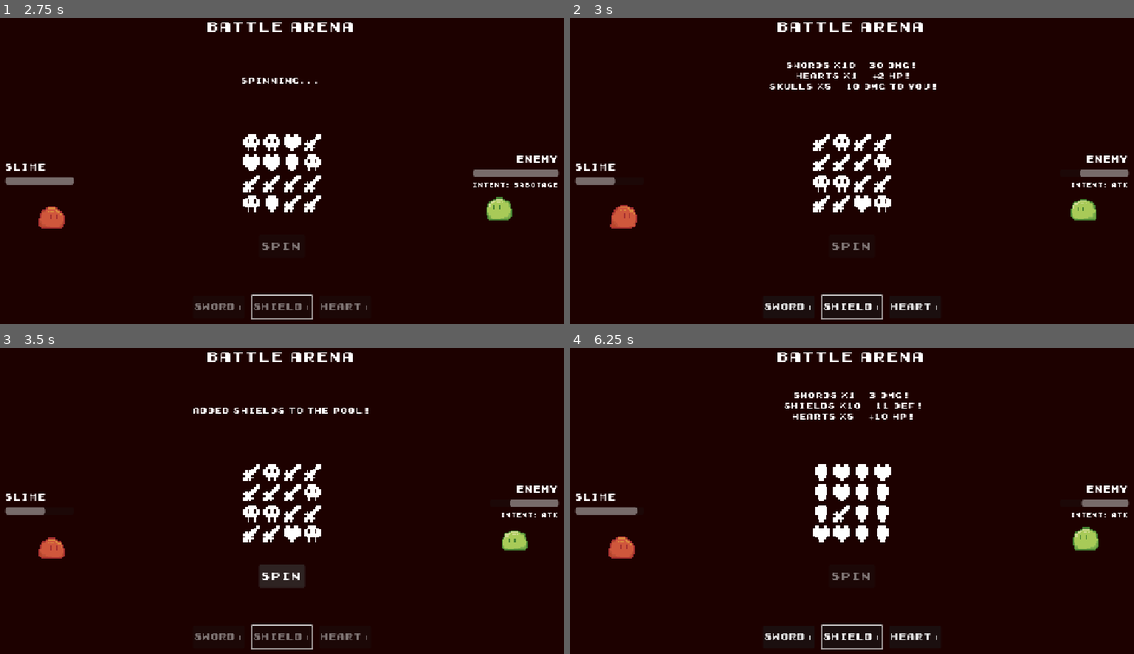
Above: before the commit, frames 1-4 (two rows, left to right).
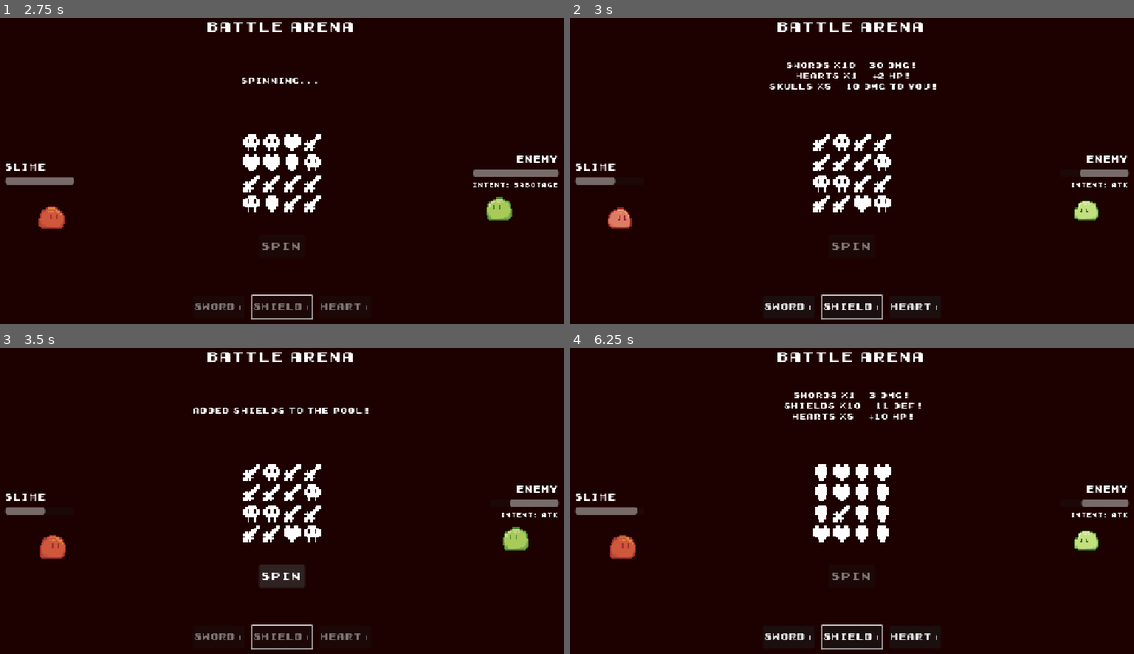
Above: after the commit, the same moments.

Repository: Tortiz-CSUF/slotchi
Game: Godot game, scene res://scenes/battle_arena.tscn
Same seed, same stepped clock (60 frames per second), same inputs: the game is played once before the commit and once after it. The project has no main scene, so this scene is started directly.
Inputs:
- Up to frame 1 (2.75 s): click "Sword+" at 0.5 s; click "SPIN" at 1.25 s; tap Enter (ui_accept) at 2, 2.27 s; hold Right (ui_right) from 2.03 s (still down)
- Up to frame 2 (3 s): release Right (ui_right) at 2.78 s; hold Down (ui_down) from 2.78 s (still down)
- Up to frame 3 (3.5 s): keep holding Down (ui_down); tap Enter (ui_accept) at 3.02 s
- Up to frame 4 (6.25 s): release Down (ui_down) at 3.53 s; hold Right (ui_right) 3.53-4.28 s; hold Up (ui_up) 4.28-5.03 s; tap Enter (ui_accept) at 4.52, 5.27, 6.02 s; hold Left (ui_left) from 5.03 s (still down)

Frame 1 is identical in both runs. In frame 2, 0.6% of the frame differs, in the area x 6-94%, y 59-69%; in frame 3, 0.2%; in frame 4, 0.4%.

Commit message:
slotchi_Interim_1

Diff:
--- a/scenes/battle_arena.tscn
+++ b/scenes/battle_arena.tscn
@@ -174,7 +174,7 @@
 "texture": SubResource("AtlasTexture_yspgq")
 }],
 "loop": true,
-"name": &"idle2",
+"name": &"idle",
 "speed": 10.0
 }]
 
@@ -229,34 +229,6 @@
 [sub_resource type="AtlasTexture" id="AtlasTexture_2lrci"]
 atlas = ExtResource("3_0rklv")
 region = Rect2(960, 288, 80, 72)
-
-[sub_resource type="AtlasTexture" id="AtlasTexture_kvrme"]
-atlas = ExtResource("2_u0dfl")
-region = Rect2(0, 288, 80, 72)
-
-[sub_resource type="AtlasTexture" id="AtlasTexture_8wat5"]
-atlas = ExtResource("2_u0dfl")
-region = Rect2(80, 288, 80, 72)
-
-[sub_resource type="AtlasTexture" id="AtlasTexture_uhs84"]
-atlas = ExtResource("2_u0dfl")
-region = Rect2(160, 288, 80, 72)
-
-[sub_resource type="AtlasTexture" id="AtlasTexture_tmtb4"]
-atlas = ExtResource("2_u0dfl")
-region = Rect2(240, 288, 80, 72)
-
-[sub_resource type="AtlasTexture" id="AtlasTexture_ts8p1"]
-atlas = ExtResource("2_u0dfl")
-region = Rect2(320, 288, 80, 72)
-
-[sub_resource type="AtlasTexture" id="AtlasTexture_ei3no"]
-atlas = ExtResource("2_u0dfl")
-region = Rect2(400, 288, 80, 72)
-
-[sub_resource type="AtlasTexture" id="AtlasTexture_itwoe"]
-atlas = ExtResource("2_u0dfl")
-region = Rect2(480, 288, 80, 72)
 
 [sub_resource type="AtlasTexture" id="AtlasTexture_md7y1"]
 atlas = ExtResource("4_j3iaf")
@@ -265,6 +237,34 @@
 [sub_resource type="AtlasTexture" id="AtlasTexture_kg3wj"]
 atlas = ExtResource("4_j3iaf")
 region = Rect2(80, 288, 80, 72)
+
+[sub_resource type="AtlasTexture" id="AtlasTexture_kvrme"]
+atlas = ExtResource("2_u0dfl")
+region = Rect2(0, 288, 80, 72)
+
+[sub_resource type="AtlasTexture" id="AtlasTexture_8wat5"]
+atlas = ExtResource("2_u0dfl")
+region = Rect2(80, 288, 80, 72)
+
+[sub_resource type="AtlasTexture" id="AtlasTexture_uhs84"]
+atlas = ExtResource("2_u0dfl")
+region = Rect2(160, 288, 80, 72)
+
+[sub_resource type="AtlasTexture" id="AtlasTexture_tmtb4"]
+atlas = ExtResource("2_u0dfl")
+region = Rect2(240, 288, 80, 72)
+
+[sub_resource type="AtlasTexture" id="AtlasTexture_ts8p1"]
+atlas = ExtResource("2_u0dfl")
+region = Rect2(320, 288, 80, 72)
+
+[sub_resource type="AtlasTexture" id="AtlasTexture_ei3no"]
+atlas = ExtResource("2_u0dfl")
+region = Rect2(400, 288, 80, 72)
+
+[sub_resource type="AtlasTexture" id="AtlasTexture_itwoe"]
+atlas = ExtResource("2_u0dfl")
+region = Rect2(480, 288, 80, 72)
 
 [sub_resource type="SpriteFrames" id="SpriteFrames_4wnud"]
 animations = [{
@@ -314,32 +314,6 @@
 }, {
 "frames": [{
 "duration": 1.0,
-"texture": SubResource("AtlasTexture_kvrme")
-}, {
-"duration": 1.0,
-"texture": SubResource("AtlasTexture_8wat5")
-}, {
-"duration": 1.0,
-"texture": SubResource("AtlasTexture_uhs84")
-}, {
-"duration": 1.0,
-"texture": SubResource("AtlasTexture_tmtb4")
-}, {
-"duration": 1.0,
-"texture": SubResource("AtlasTexture_ts8p1")
-}, {
-"duration": 1.0,
-"texture": SubResource("AtlasTexture_ei3no")
-}, {
-"duration": 1.0,
-"texture": SubResource("AtlasTexture_itwoe")
-}],
-"loop": true,
-"name": &"enemy_idle",
-"speed": 12.0
-}, {
-"frames": [{
-"duration": 1.0,
 "texture": SubResource("AtlasTexture_md7y1")
 }, {
 "duration": 1.0,
@@ -348,6 +322,32 @@
 "loop": false,
 "name": &"hit",
 "speed": 8.0
+}, {
+"frames": [{
+"duration": 1.0,
+"texture": SubResource("AtlasTexture_kvrme")
+}, {
+"duration": 1.0,
+"texture": SubResource("AtlasTexture_8wat5")
+}, {
+"duration": 1.0,
+"texture": SubResource("AtlasTexture_uhs84")
+}, {
+"duration": 1.0,
+"texture": SubResource("AtlasTexture_tmtb4")
+}, {
+"duration": 1.0,
+"texture": SubResource("AtlasTexture_ts8p1")
+}, {
+"duration": 1.0,
+"texture": SubResource("AtlasTexture_ei3no")
+}, {
+"duration": 1.0,
+"texture": SubResource("AtlasTexture_itwoe")
+}],
+"loop": true,
+"name": &"idle",
+"speed": 12.0
 }]
 
 [node name="BattleArena" type="Control" unique_id=236867977]
@@ -416,10 +416,8 @@
 [node name="PlayerSlime" type="AnimatedSprite2D" parent="PlayerSideContainer/PlayerSide" unique_id=1668593401]
 scale = Vector2(3, 3)
 sprite_frames = SubResource("SpriteFrames_l7kcc")
-animation = &"die"
-autoplay = "idle2"
-frame = 12
-frame_progress = 1.0
+animation = &"idle"
+autoplay = "idle"
 centered = false
 
 [node name="EnemySideContainer" type="MarginContainer" parent="." unique_id=748860053]
@@ -466,8 +464,8 @@
 position = Vector2(-85, 0)
 scale = Vector2(3, 3)
 sprite_frames = SubResource("SpriteFrames_4wnud")
-animation = &"hit"
-autoplay = "enemy_idle"
+animation = &"idle"
+autoplay = "idle"
 centered = false
 flip_h = true
 
--- a/scripts/BattleArena.gd
+++ b/scripts/BattleArena.gd
@@ -1,5 +1,9 @@
 ### BattleArena.gd
 extends Control
+
+## Animations
+@onready var player_slime: AnimatedSprite2D = $PlayerSideContainer/PlayerSide/PlayerSlime
+@onready var enemy_slime: AnimatedSprite2D = $EnemySideContainer/EnemySide/EnemySlime
 
 ## UI Nodes
 @onready var player_hp_bar: ProgressBar = $PlayerSideContainer/PlayerSide/PlayerHPBar
@@ -202,12 +206,20 @@
 	# Apply results
 	enemy_hp = max(0, enemy_hp - player_damage)
 
+	# enemy hit anim
+	if player_damage > 0:
+		_play_hit_anim(enemy_slime)
+
 	# Heal player
 	MonsterData.current_hp = min(MonsterData.current_hp + player_heal, MonsterData.max_hp)
 
 	# Calcs incoming dmg
 	var incoming: int = max(0, enemy_damage - player_defense) + skull_damage
 	MonsterData.current_hp = max(0, MonsterData.current_hp - incoming)
+
+	# play hit anim
+	if incoming > 0:
+		_play_hit_anim(player_slime)
 
 	# build results display
 	var result_text: String = ""
@@ -277,10 +289,14 @@
 	card3.disabled = true
 	spin_button.disabled = true
 
-	#set end panel text
+	#set end panel text and die anim
 	if victory:
+		enemy_slime.play("die")
+		await enemy_slime.animation_finished
 		end_label.text = "Victory!"
 	else:
+		player_slime.play("die")
+		await enemy_slime.animation_finished
 		end_label.text = "Defeat!"
 
 	# fade in end panel
@@ -293,3 +309,10 @@
 func _on_return_pressed() -> void:
 	GameManager.reset_battle_timer()
 	GameManager.change_scene("res://scenes/care_room.tscn", GameManager.GameState.CARE)
+
+
+## Plays hit anim then returns to idle
+func 	_play_hit_anim(sprite: AnimatedSprite2D) -> void:
+	sprite.play("hit")
+	await sprite.animation_finished
+	sprite.play("idle")
